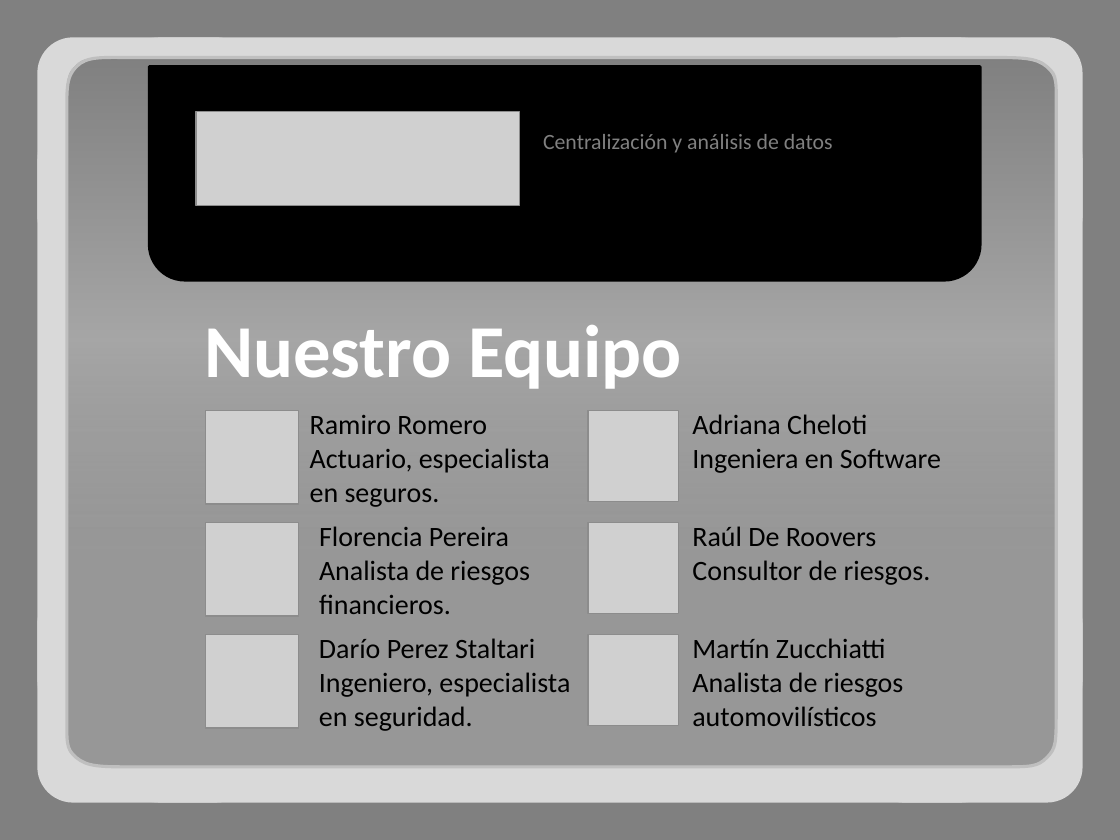
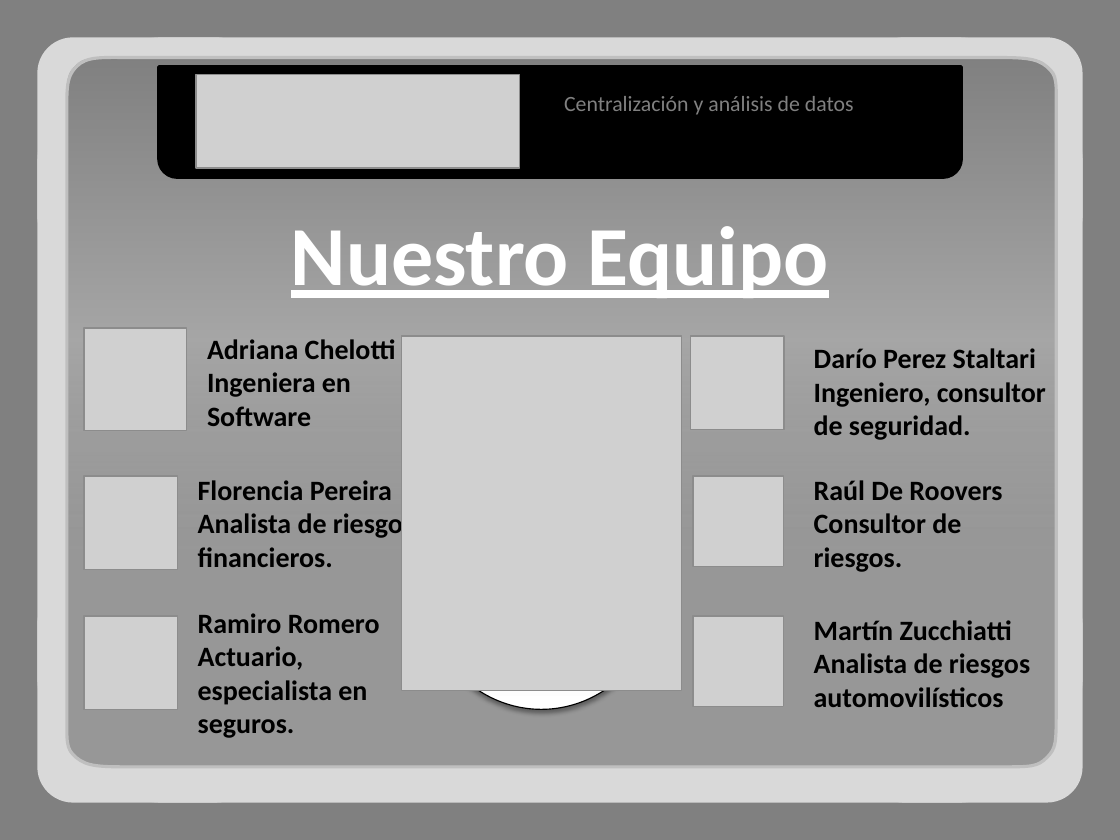
Before and after one commit to adrianachelotti/tallerdesarrollo1ero2011, a slide deck: slide 4 of Presentacion/Comercial/Presentacion Comercial.pptx. Drawn at 1120x840 pixels with LibreOffice and Linux fonts; fonts in the diff are those of the drawing; grey boxes stand for pictures. Boxes give left, top, right and bottom in pixels: in the first picture for what was removed or moved away, otherwise in the second. Text is boxed around its words. In the diff, an @@ line names an element or a change of style, - is before the commit and + after.

```diff
--- a/Presentacion/Comercial/Presentacion Comercial.pptx
+++ b/Presentacion/Comercial/Presentacion Comercial.pptx
@@ round same rect: place and size @@
-round same rect at box(149, 67, 980, 280)
+round same rect at box(159, 67, 962, 178)
@@ picture: place and size @@
-picture at box(196, 112, 520, 205)
+picture at box(196, 75, 520, 168)
@@ text "Centralización y análisis de datos": place and size @@
-text "Centralización y análisis de datos" at box(543, 134, 833, 153)
+text "Centralización y análisis de datos" at box(564, 96, 854, 115)
@@ text "Nuestro Equipo": place and size @@
-text "Nuestro Equipo" at box(204, 325, 682, 389)
+text "Nuestro Equipo" at box(291, 226, 828, 298)
@@ text "Nuestro Equipo" at box(291, 226, 828, 298): size 48 to 54 pt, underline on @@
@@ picture: place and size @@
-picture at box(588, 411, 679, 502)
+picture at box(84, 328, 187, 431)
@@ text "Adriana Chelotti": place and size @@
-text "Adriana Chelotti" at box(692, 414, 941, 473)
+text "Adriana Chelotti" at box(207, 339, 396, 426)
@@ text at box(207, 339, 396, 359): text changed; bold on @@
-Adriana Cheloti
+Adriana Chelotti
@@ picture added at box(401, 336, 681, 691) @@
@@ picture: place and size @@
-picture at box(205, 635, 298, 728)
+picture at box(691, 336, 784, 429)
@@ text at box(814, 348, 1046, 440): text changed; bold on @@
-Darío Perez Staltari
-Ingeniero, especialista en seguridad.
+Darío Perez Staltari
+Ingeniero, consultor de seguridad.
@@ text at box(207, 372, 351, 426): bold on in "Ingeniera en Software" @@
@@ ellipse added at box(420, 448, 663, 709), fill gradient #FFFFFF to #F2F2F2, outline #000000 0.75 pt @@
@@ picture: place and size @@
-picture at box(205, 523, 298, 616)
+picture at box(84, 476, 177, 569)
@@ text "Florencia Pereira Analista de riesgos ...": place and size @@
-text "Florencia Pereira Analista de riesgos ..." at box(319, 526, 530, 614)
+text "Florencia Pereira Analista de riesgos ..." at box(198, 480, 414, 567)
@@ picture: place and size @@
-picture at box(588, 523, 679, 614)
+picture at box(693, 476, 784, 567)
@@ text "Raúl De Roovers": place and size @@
-text "Raúl De Roovers" at box(692, 526, 931, 585)
+text "Raúl De Roovers" at box(814, 480, 1002, 572)
@@ bold on in 4 elements at box(814, 620, 1030, 707), box(814, 480, 1002, 572), box(198, 480, 414, 567), box(198, 613, 380, 738) @@
@@ text "Ramiro Romero Actuario, especialista en ...": place and size @@
-text "Ramiro Romero Actuario, especialista en ..." at box(310, 415, 550, 507)
+text "Ramiro Romero Actuario, especialista en ..." at box(198, 613, 380, 738)
@@ picture: place and size @@
-picture at box(205, 411, 298, 504)
+picture at box(84, 616, 177, 709)
@@ picture: place and size @@
-picture at box(588, 635, 679, 726)
+picture at box(693, 616, 784, 707)
@@ text "Martín Zucchiatti": place and size @@
-text "Martín Zucchiatti" at box(692, 638, 904, 726)
+text "Martín Zucchiatti" at box(814, 620, 1030, 707)
```
Also in this commit, not shown: 9 other slides changed, 30 other files.
